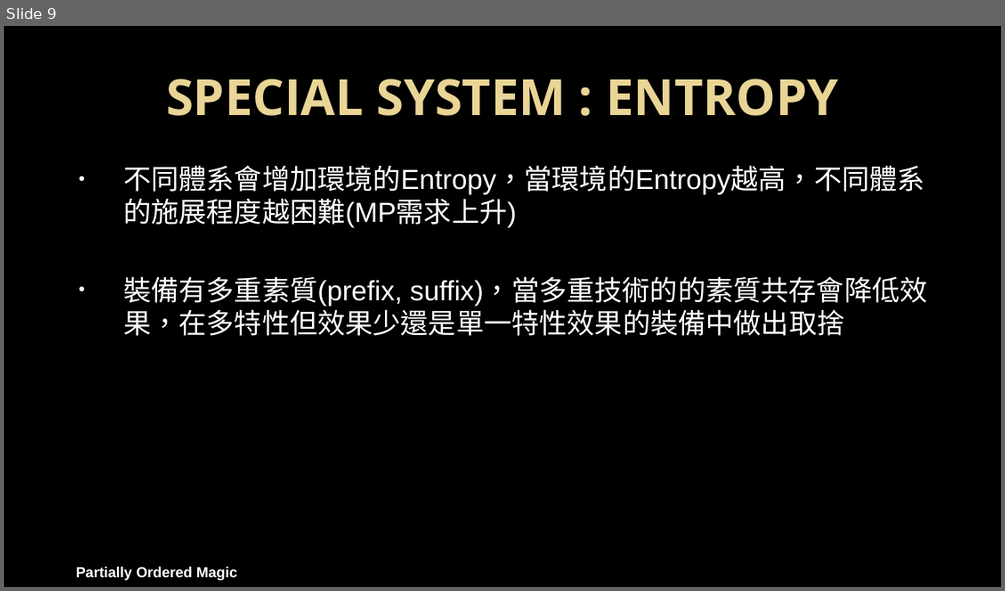
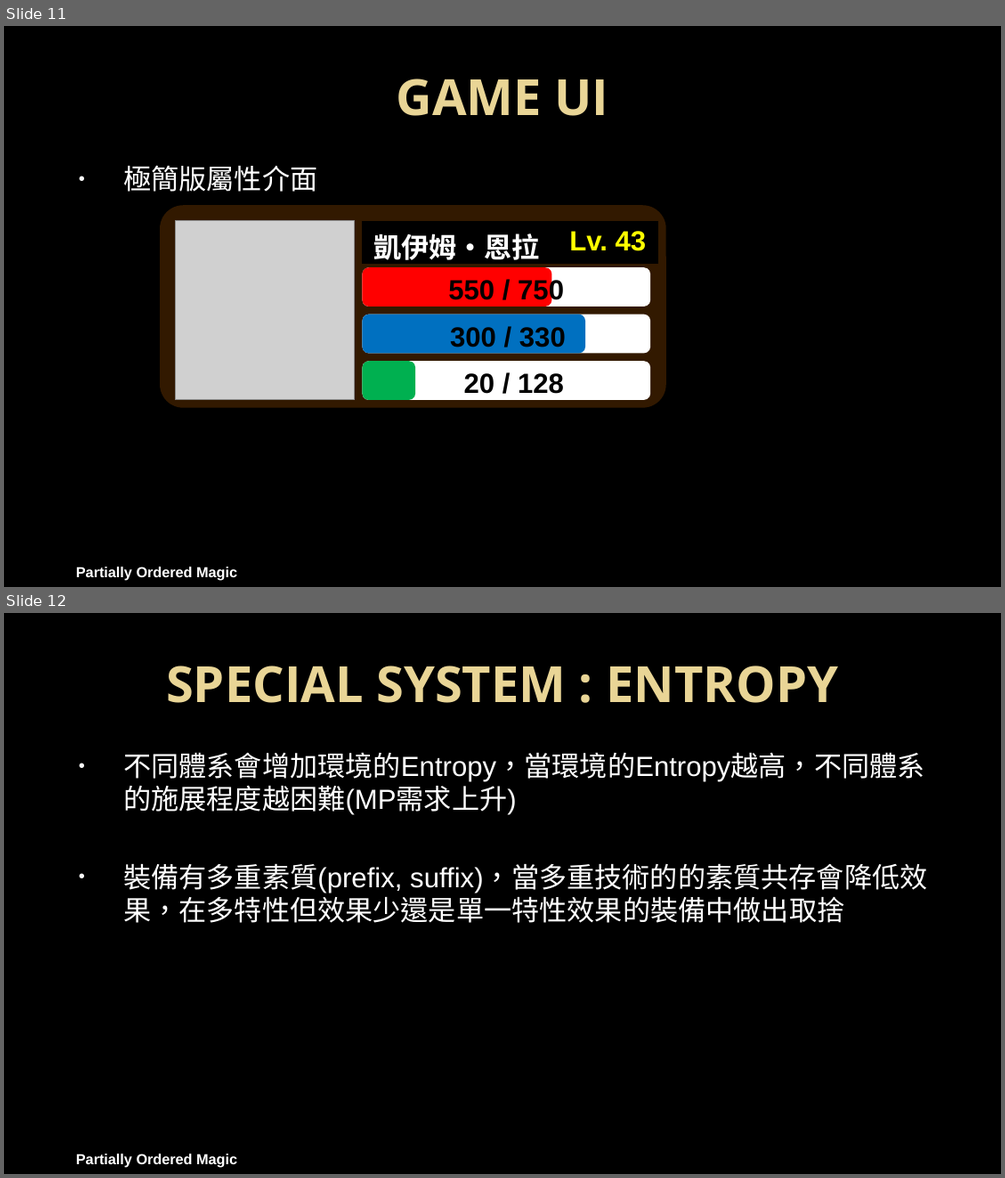
Before and after one commit to PartiallyOrderedMagic/PartiallyOrderedMagic.github.io, a slide deck: MyGame/企劃.pptx. Shown one above the other, each under a label of ours: slide 9 before the commit, slides 11 and 12 after it. The pictures are 1005x591 and 1005x1178 pixels, drawn with LibreOffice and Linux fonts; fonts in the diff are those of the drawing; grey boxes stand for pictures; background and template pictures are left out. Boxes give left, top, right and bottom in pixels: in the first picture for what was removed or moved away, otherwise in the second. Text is boxed around its words. In the diff, an @@ line names an element or a change of style, - is before the commit and + after.

```diff
--- a/MyGame/企劃.pptx
+++ b/MyGame/企劃.pptx
@@ slide 11 added at <box>4,26,1001,587</box>, background picture (left out); not listed: 1 template element that a slide beside it also shows @@
@@ title added at <box>396,79,608,116</box>, 36 pt, text gradient #EAD696 to #E7D081, bold @@
+GAME UI
@@ text added at <box>123,165,317,192</box>, 20 pt, text #FFFFFF @@
+• 極簡版屬性介面
@@ rounded rectangle added at <box>160,206,666,408</box>, fill #321900 @@
@@ picture added at <box>176,220,355,400</box> @@
@@ table added at <box>362,220,658,268</box>, 1 rows, 2 columns @@
+凱伊姆‧恩拉 | Lv. 43
@@ rounded rectangle added at <box>362,267,650,306</box>, fill #FFFFFF @@
@@ rounded rectangle added at <box>362,267,551,306</box>, fill #FF0000 @@
@@ text added at <box>448,278,564,305</box>, 20 pt, text #000000, bold @@
+550 / 750
@@ rounded rectangle added at <box>362,314,650,353</box>, fill #FFFFFF @@
@@ rounded rectangle added at <box>362,314,585,353</box>, fill #0070C0 @@
@@ text added at <box>450,327,566,347</box>, 20 pt, text #000000, bold @@
+300 / 330
@@ rounded rectangle added at <box>362,361,650,400</box>, fill #FFFFFF @@
@@ rounded rectangle added at <box>362,361,414,400</box>, fill #00B050 @@
@@ text added at <box>464,373,564,394</box>, 20 pt, text #000000, bold @@
+20 / 128
@@ what was slide 9 is now slide 12 @@
```
Also in this commit, not shown: 2 slides changed, 5 other slides added, 3 other files.
